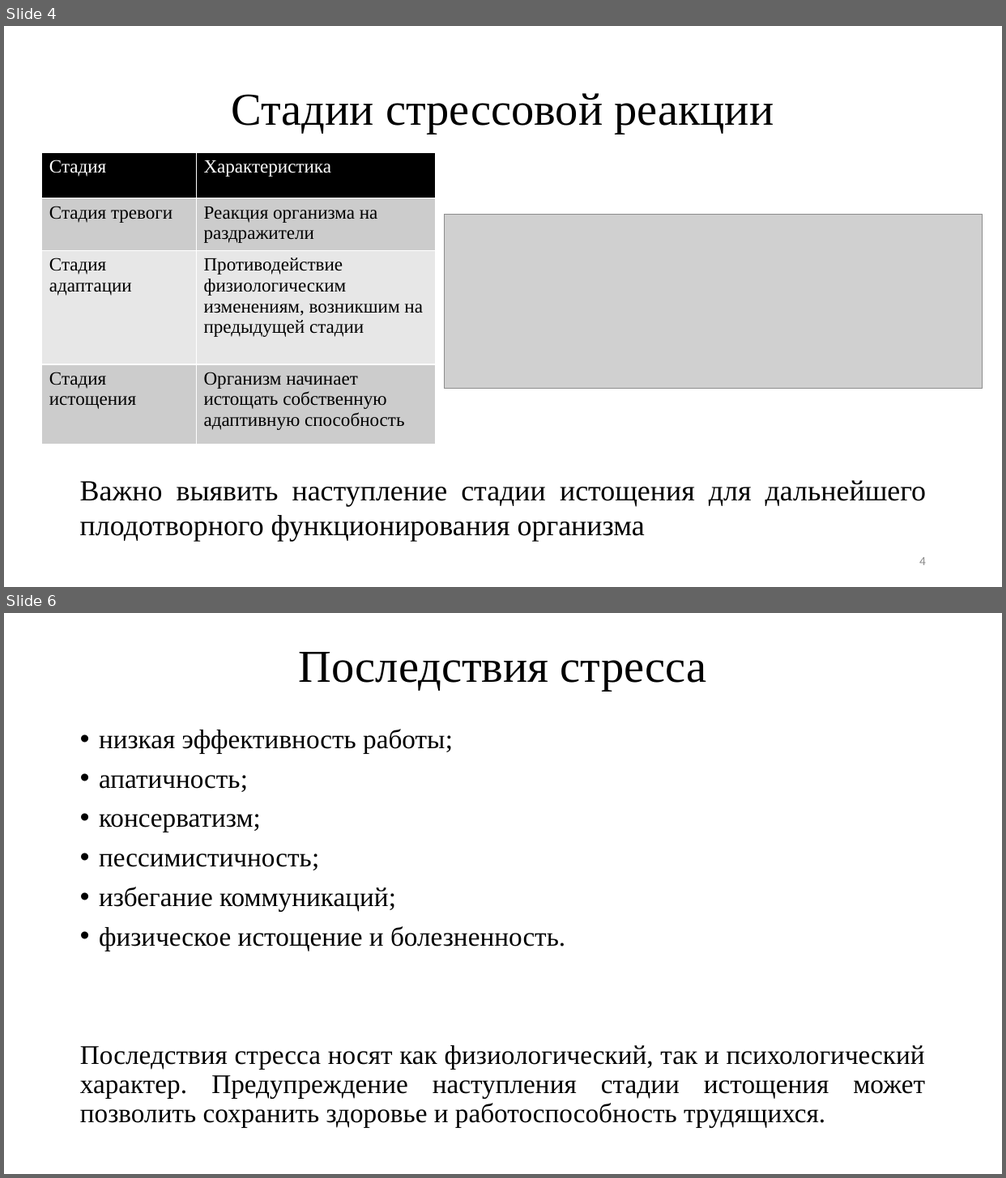
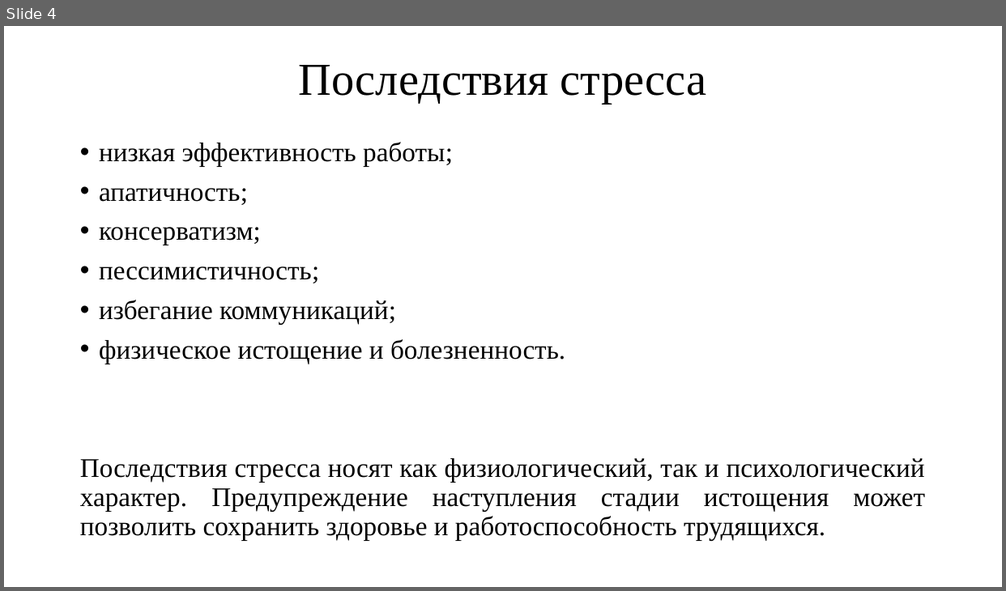
Before and after one commit to TheSawIsTheLaw/FatigueRecognitionSystem, a slide deck: Presentation/presentation.pptx. Shown one above the other, each under a label of ours: slides 4 and 6 before the commit, slide 4 after it; the slides between them are not shown. The pictures are 1006x1178 and 1006x591 pixels, drawn with LibreOffice and Linux fonts; fonts in the diff are those of the drawing; grey boxes stand for pictures. Boxes give left, top, right and bottom in pixels: in the first picture for what was removed or moved away, otherwise in the second. Text is boxed around its words. In the diff, an @@ line names an element or a change of style, - is before the commit and + after.

```diff
--- a/Presentation/presentation.pptx
+++ b/Presentation/presentation.pptx
@@ slide 4 removed at (4, 26, 1002, 587), background #FFFFFF @@
@@ title removed at (232, 93, 774, 134) @@
-Стадии стрессовой реакции
@@ table removed at (42, 152, 435, 445), 4 rows, 2 columns @@
-Стадия | Характеристика
-Стадия тревоги | Реакция организма на раздражители
-Стадия адаптации | Противодействие физиологическим изменениям, возникшим на предыдущей стадии
-Стадия истощения | Организм начинает истощать собственную адаптивную способность
@@ picture removed at (444, 215, 982, 388) @@
@@ text removed at (80, 480, 926, 541) @@
-Важно выявить наступление стадии истощения для дальнейшего плодотворного функционирования организма
@@ page number removed at (919, 557, 926, 565) @@
-4
@@ what was slide 6 is now slide 4 @@
```
Also in this commit, not shown: 2 slides changed, 3 slides added, 3 other slides removed, 1 other file.
